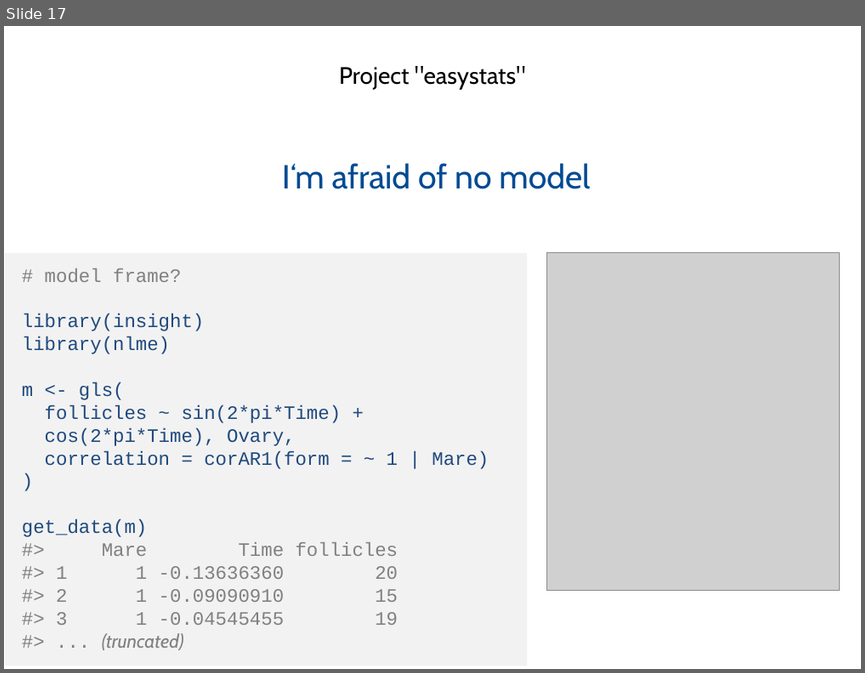
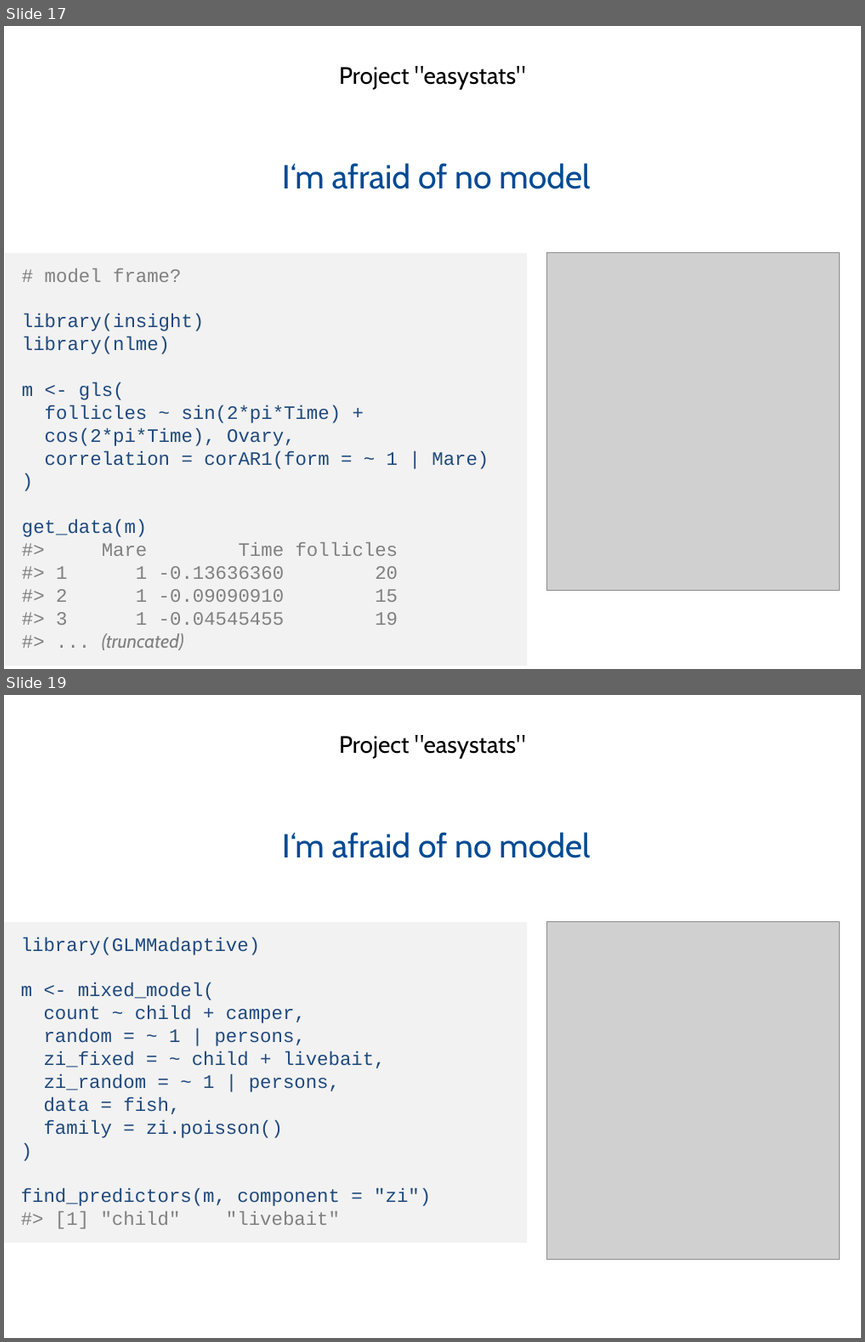
Before and after one commit to easystats/easystats, a slide deck: presentations/2019-02_Hamburg_RUG/1902 Hamburg RUG easystats.pptx. Shown one above the other, each under a label of ours: slide 17 before the commit, slides 17 and 19 after it; the slides between them are not shown. The pictures are 865x673 and 865x1342 pixels, drawn with LibreOffice and Linux fonts; fonts in the diff are those of the drawing; grey boxes stand for pictures; background and template pictures are left out. Boxes give left, top, right and bottom in pixels: in the first picture for what was removed or moved away, otherwise in the second. Text is boxed around its words. In the diff, an @@ line names an element or a change of style, - is before the commit and + after.

```diff
--- a/presentations/2019-02_Hamburg_RUG/1902 Hamburg RUG easystats.pptx
+++ b/presentations/2019-02_Hamburg_RUG/1902 Hamburg RUG easystats.pptx
@@ slide 19 added at [4,695,861,1338], background #FFFFFF @@
@@ text added at [339,735,526,759], 20 pt, text #000000 @@
+Project "easystats"
@@ title added at [282,832,590,858], 28 pt, text #004A93 @@
+I‘m afraid of no model
@@ rectangle added at [4,922,527,1242], fill #F2F2F2, 16 pt, text #1F497D @@
+library(GLMMadaptive)
+m <- mixed_model(
+count ~ child + camper,
+random = ~ 1 | persons,
+zi_fixed = ~ child + livebait,
+zi_random = ~ 1 | persons,
+data = fish,
+family = zi.poisson()
+)
+find_predictors(m, component = "zi")
+#> [1] "child" "livebait"
@@ picture added at [547,922,840,1259] @@
```
Also in this commit, not shown: 1 slide changed, 1 other file.
